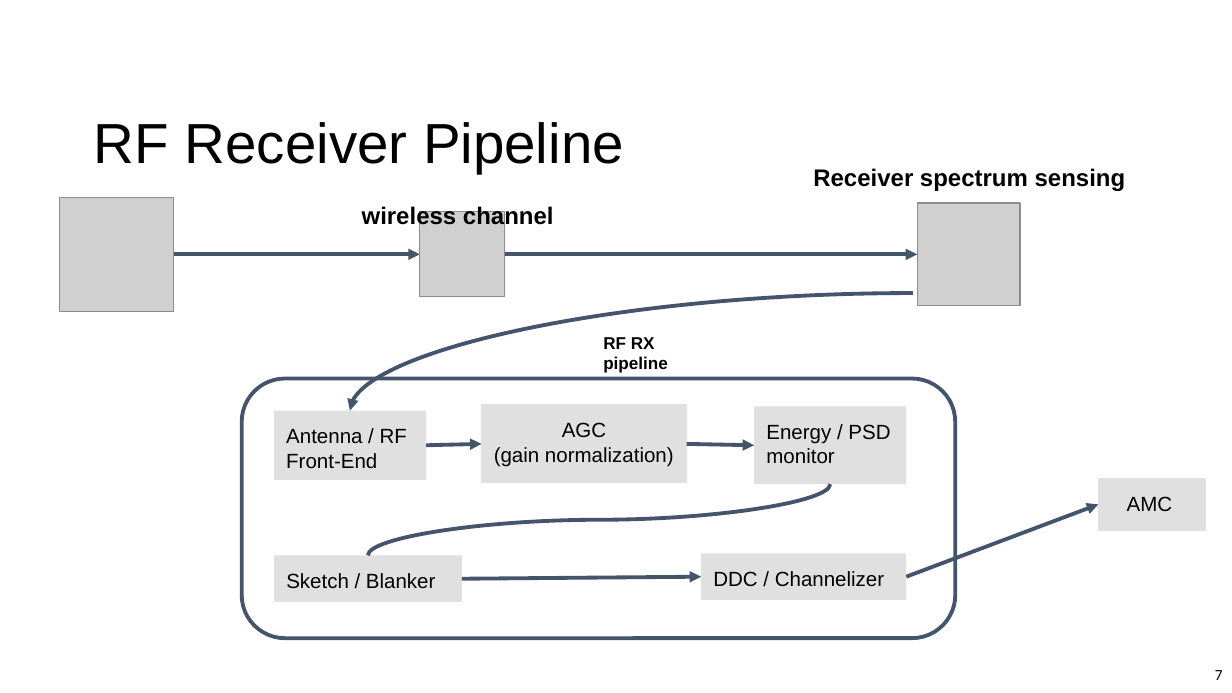
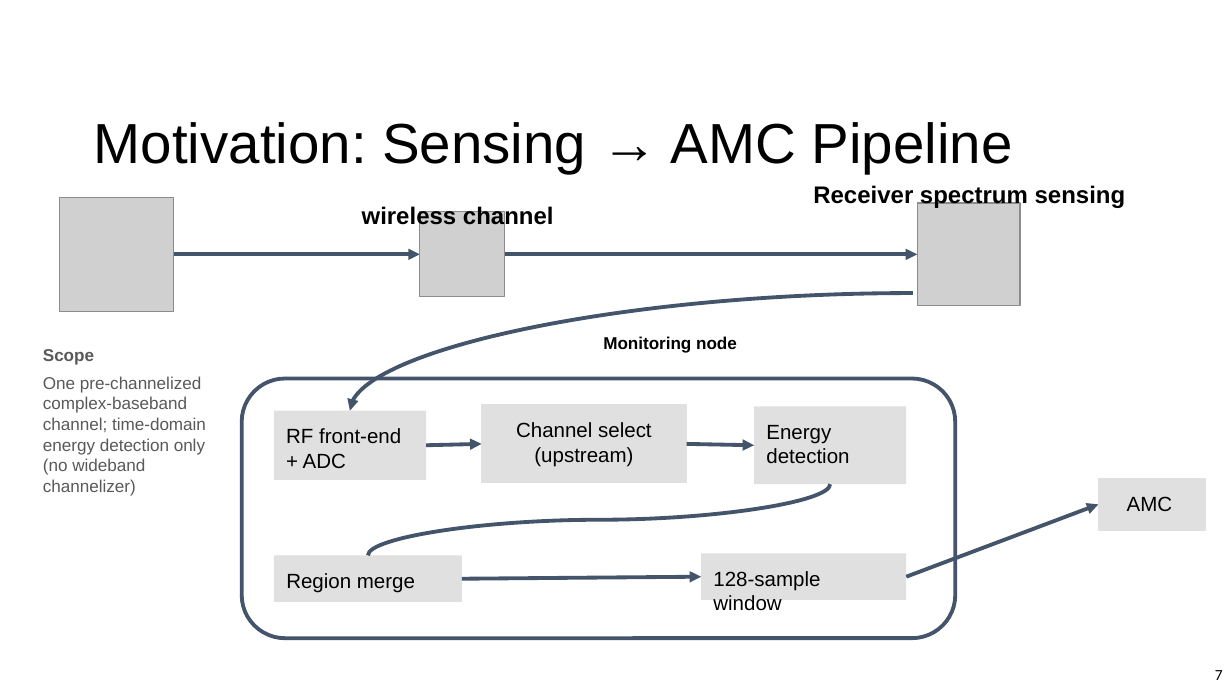
Before and after one commit to L-Lina/sdr-awn-spectrum-sensing-poc, a slide deck: slide 7 of paper_presentation_refined.pptx. Drawn at 1232x693 pixels with LibreOffice and Linux fonts; fonts in the diff are those of the drawing; grey boxes stand for pictures; background and template pictures are left out. Boxes give left, top, right and bottom in pixels: in the first picture for what was removed or moved away, otherwise in the second. Text is boxed around its words. In the diff, an @@ line names an element or a change of style, - is before the commit and + after.

```diff
--- a/paper_presentation_refined.pptx
+++ b/paper_presentation_refined.pptx
@@ title at [94,122,1013,173]: text changed @@
-RF Receiver Pipeline
+Motivation: Sensing → AMC Pipeline
@@ text "Receiver spectrum sensing": place and size @@
-text "Receiver spectrum sensing" at [813,168,1126,191]
+text "Receiver spectrum sensing" at [813,184,1126,209]
@@ text added at [43,349,206,496], 10 pt, text #595959 @@
+Scope
+One pre-channelized complex-baseband channel; time-domain energy detection only (no wideband channelizer)
@@ text at [603,336,737,353]: text changed @@
-RF RX pipeline
+Monitoring node
@@ text in rectangle at [286,428,401,468]: text changed @@
-Antenna / RF Front-End
+RF front-end
++ ADC
@@ text in rectangle at [516,422,652,467]: text changed @@
-AGC
-(gain normalization)
+Channel select
+(upstream)
@@ text in rectangle at [766,425,849,464]: text changed @@
-Energy / PSD monitor
+Energy detection
@@ text in rectangle at [286,573,415,593]: text changed @@
-Sketch / Blanker
+Region merge
@@ text in rectangle at [713,571,820,610]: text changed @@
-DDC / Channelizer
+128-sample window
```
Also in this commit, not shown: 6 other slides changed, 2 slides added.
